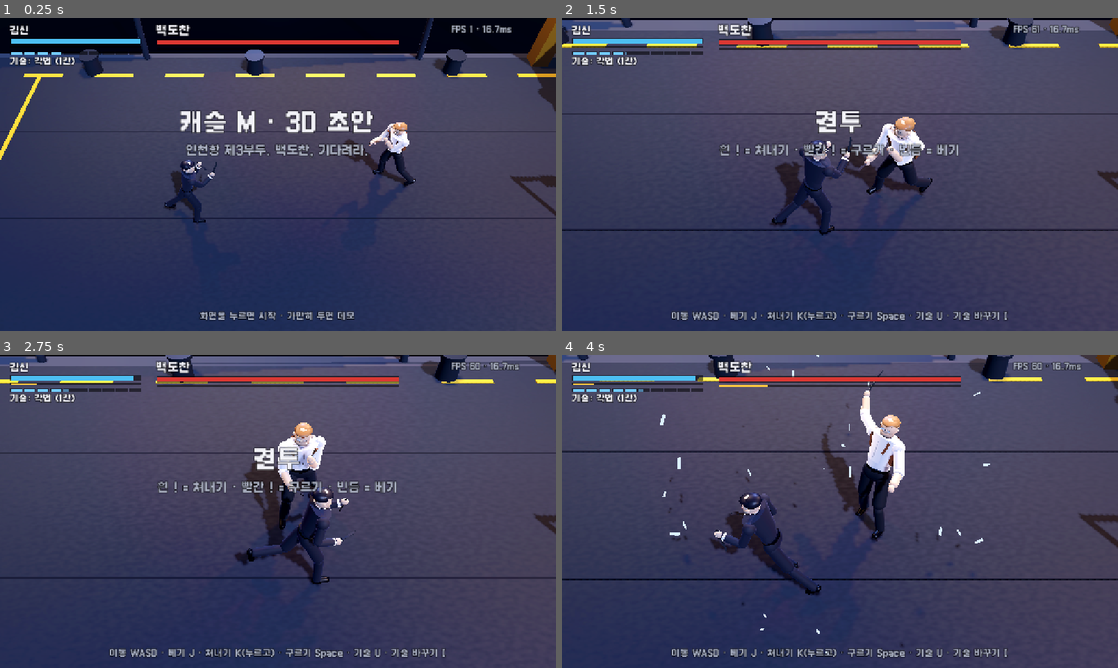
Above: before the commit, frames 1-4 (two rows, left to right).
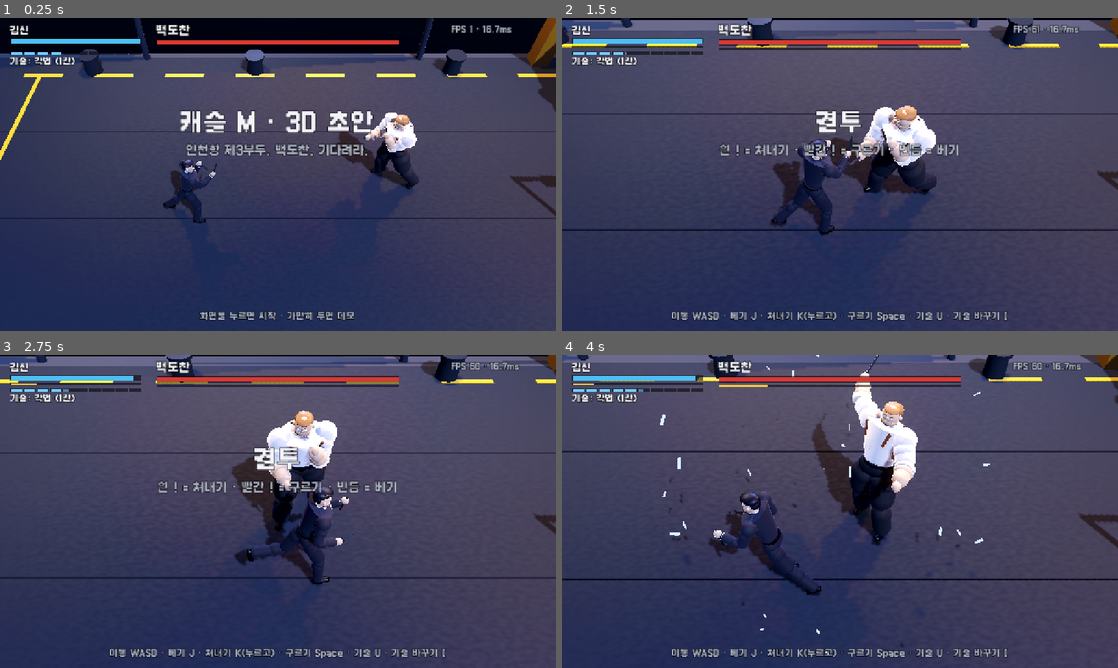
Above: after the commit, the same moments.

Repository: hipiboy7/castle_M3D
Game: Godot game, scene res://main.tscn
The game is run twice, just before and just after one commit, with the same random seed, the same clock (stepped at 60 frames per second) and the same inputs.
Inputs (mouse positions are in pixels of both pictures, inside the frame that each line leads up to):
- Up to frame 1 (0.25 s): no input
- Up to frame 2 (1.5 s): move the mouse to (962, 158) at 0.52 s; hold D (right) 0.53-1.25 s; tap J (attack) at 0.6 s; click (962, 158) at 0.67 s; drag from (728, 190) to (812, 237) at 1.27 s
- Up to frame 3 (2.75 s): move the mouse to (333, 442) at 2.02 s; hold D (right) from 2.03 s (still down); tap Space (roll) at 2.1 s
- Up to frame 4 (4 s): release D (right) at 2.75 s; drag from (812, 574) to (673, 464) at 2.77 s; move the mouse to (1006, 558) at 3.52 s; hold A (left) from 3.53 s (still down); tap X at 3.6 s

The runs differ from the first frame. In frame 1, 1.4% of the frame differs, in the area x 29-76%, y 30-66%; in frame 2, 2.8%; in frame 3, 2.7%; in frame 4, 3.7%, in the area x 26-64%, y 0-77%.

Commit message:
rc.2 폰 리뷰 5 ~ 8: 습득 알림을 1.2초 뒤에 · '엇박 %' 옆으로 / 김신 옆머리 짧게 · 눈썹 · 입 · 머리 작게 · 팔다리 · 몸통 굵게 / 백도찬 키 1.2 · 너비 1.3 · 두께 1.4
Co-Authored-By: Claude Opus 5.5 <noreply@anthropic.com>

Diff:
--- a/src/main.gd
+++ b/src/main.gd
@@ -19,18 +19,21 @@
 # 관절 인형으로 옮겼다(2026-11-05 사용자 "김신과 백도찬도 캐릭터에 맞게 외형 바꿔졌으면"). 색은 3D 밤 조명에 맞게 조금 밝힘.
 #  김신: 키 크고 어깨 넓은 근육질 · 검은 올백 + 앞머리 몇 가닥 · 가는 눈 · 왼뺨 흉터 · 귀 검은 스터드 · 턱 수염 그늘 ·
 #        검은 정장 · 흰 셔츠 · 검은 넥타이 · 옷깃 금 배지 · 은 버클 검은 벨트 · 톱니 등날 군용 단검(역수 · 정수)
+#  (rc.2 폰 리뷰 2026-11-05: 김신 '머리 · 얼굴 · 몸 비율이 이상함' → 옆머리 짧게 · 눈썹 · 입 · 머리 0.9 · 팔다리 굵게 · 몸통 두껍게,
+#   백도찬 '몸이 더 크고 두꺼워야 함. 특히 김신보다는 더' → 키 1.2 · 너비 1.3 · 두께 1.4 · 팔다리 1.45)
 #  백도찬(6장 부두 — 대표 차림, 사용자 2026-11-05): 뒤로 넘긴 밝은 갈색 머리(2차에 가닥이 흘러내림) · 빛 반사로 하얀 테 없는
 #        직사각 안경 · 각진 턱 · 근육질 거구 · 소매 걷은 흰 셔츠 · 등에서 X 자 갈색 가죽 어깨 홀스터(왼 겨드랑이 권총) ·
 #        검은 벨트 · 바지 · 구두 · 갈색 손잡이 가는 단도 · 귀 검은 피어싱
 const LOOKS := {
 	"kim": {"suit": Color(0.16, 0.16, 0.2), "pants": Color(0.13, 0.13, 0.17), "shirt": Color(0.93, 0.93, 0.94),
 		"tie": Color(0.09, 0.09, 0.12), "skin": Color(0.91, 0.77, 0.65), "hair": Color(0.11, 0.11, 0.15),
-		"hair_style": "slick_fringe", "glasses": false, "big": false, "scale": 1.03, "shoulder": 1.1, "eye_h": 0.007,
+		"hair_style": "slick_fringe", "glasses": false, "big": false, "scale": 1.04, "shoulder": 1.12, "eye_h": 0.007,
+		"depth": 1.1, "limb": 1.18, "head": 0.9, "brow_tilt": 12.0, "jaw": true,
 		"scar": true, "piercing": true, "badge": Color(0.95, 0.75, 0.25), "buckle": Color(0.82, 0.84, 0.88),
 		"weapon_r": "combat", "weapon_l": "combat", "guard": "kim"},
 	"baek": {"outfit": "shirt", "suit": Color(0.9, 0.9, 0.92), "pants": Color(0.11, 0.11, 0.13), "shirt": Color(0.92, 0.92, 0.94),
 		"skin": Color(0.89, 0.75, 0.63), "hair": Color(0.62, 0.44, 0.27), "hair_style": "slick", "glasses": true,
-		"big": true, "scale": 1.08, "wide": 1.12, "jaw": true, "piercing": true, "holster": Color(0.45, 0.27, 0.14),
+		"big": true, "scale": 1.2, "wide": 1.3, "depth": 1.4, "limb": 1.45, "head": 0.95, "jaw": true, "piercing": true, "holster": Color(0.45, 0.27, 0.14),
 		"buckle": Color(0.2, 0.2, 0.22), "weapon_r": "sashimi", "weapon_l": "", "guard": "baek"},
 }
 const SFX := ["knife", "swing", "slash", "hit", "hit_heavy", "kick", "guard", "counter", "miss", "ko", "wind", "step",
@@ -301,7 +304,7 @@
 				fx.pop(Vector3(e[1].pos.x, 2.35, e[1].pos.y), "게이지 부족", Color(0.75, 0.78, 0.85), 44, 0.7)
 			"lethal":
 				var kind_name: String = {"offbeat2": "엇엇박", "offbeat_rev": "반대발 엇박"}.get(str(e[4]), "엇박")
-				fx.pop(e[2] + Vector3(0, 0.75, 0), "%s — %d%%" % [kind_name, roundi(float(e[3]) * 100.0)],
+				fx.pop(e[2] + Vector3(0, 0.75, 0) - cam.global_basis.x * 0.9, "%s — %d%%" % [kind_name, roundi(float(e[3]) * 100.0)],   # 머리 위 '기절'(2.22)과 겹치지 않게 옆으로(rc.2 리뷰 5)
 					Color(0.75, 0.9, 1.0), 72, 1.2)
 				cam.punch_zoom(0.8 if str(e[4]) == "offbeat2" else 0.85)
 			"brake":
@@ -323,7 +326,7 @@
 			"first_offbeat":
 				hud.message("백도찬", "재주를 좀 더 부려 보거라. 아가야.", 2.2)
 			"learn":
-				hud.message("엇박을 보았다", "김신: 목숨.. 그따위 것에 얽매일 필요가 있었나?", 3.0)
+				hud.message("엇박을 보았다", "김신: 목숨.. 그따위 것에 얽매일 필요가 있었나?", 3.0, 1.2)   # '엇박 — %'(1.2초)가 사라진 뒤
 				fx.pop(Vector3(e[1].pos.x, 2.7, e[1].pos.y), str(e[2]), Color(0.75, 0.9, 1.0), 44, 2.0)
 				_play("shine", -2.0, 0.7)
 				_play("wind", -6.0, 1.2)
--- a/src/ui/hud.gd
+++ b/src/ui/hud.gd
@@ -140,6 +140,10 @@
 	boss_name.text = str(boss.name) + ("   2차 · 전력" if phase == 2 else "")
 	hero_name.text = str(hero.name)
 	fps.text = "FPS %d · %.1fms" % [Engine.get_frames_per_second(), Performance.get_monitor(Performance.TIME_PROCESS) * 1000.0]
+	if _wait_t > 0.0:
+		_wait_t -= dt
+		if _wait_t <= 0.0:
+			message(_wait[0], _wait[1], _wait[2])
 	if _msg_t > 0.0:
 		_msg_t -= dt
 		if _msg_t <= 0.0:
@@ -151,7 +155,16 @@
 	r.size.x = maxf(0.0, (w - 4.0) * clampf(k, 0.0, 1.0))
 
 
-func message(text: String, small := "", secs := 2.0) -> void:
+## delay > 0 이면 그만큼 뒤에 띄운다 — 같은 순간 머리 위 글자(엇박 % · 기절)와 겹치지 않게(rc.2 폰 리뷰 5 "거슬려")
+var _wait_t := 0.0
+var _wait: Array = []
+
+
+func message(text: String, small := "", secs := 2.0, delay := 0.0) -> void:
+	if delay > 0.0:
+		_wait_t = delay
+		_wait = [text, small, secs]
+		return
 	msg.text = text
 	sub.text = small
 	_msg_t = secs
--- a/src/view/puppet3d.gd
+++ b/src/view/puppet3d.gd
@@ -40,6 +40,7 @@
 var weapon_r: Node3D = null
 var weapon_l: Node3D = null
 var victory := false
+var tele_y := 2.22
 var _last_state := ""
 
 
@@ -81,41 +82,49 @@
 	var top := shirt if shirt_only else suit                    # 몸통 · 위팔 겉감
 	var wide: float = lk.get("wide", 1.08 if big else 1.0)      # 몸 너비(거구 · 어깨 넓음)
 	var sh_wide: float = lk.get("shoulder", wide)               # 어깨 너비만 따로(김신 — 어깨 넓은 근육질)
+	var depth: float = lk.get("depth", 1.0)                     # 몸통 두께(앞뒤) — 거구 · 근육질
+	var limb: float = lk.get("limb", 1.0)                       # 팔다리 굵기 — 막대처럼 보이지 않게(rc.2 폰 리뷰 6)
+	var head_k: float = lk.get("head", 1.0)                     # 머리 크기
+	var body_k: float = lk.get("scale", 1.06 if big else 1.0)
 
 	J["fall"] = _node(self, Vector3.ZERO)
 	J["roll"] = _node(J["fall"], Vector3(0, ROLL_PIVOT, 0))
 	J["body"] = _node(J["roll"], Vector3(0, -ROLL_PIVOT, 0))
-	J["body"].scale = Vector3.ONE * float(lk.get("scale", 1.06 if big else 1.0))
+	J["body"].scale = Vector3.ONE * body_k
 	J["hips"] = _node(J["body"], Vector3(0, PELVIS_H, 0))
-	_mesh(J["hips"], _capsule(0.125, 0.36), pants, Vector3(0, -0.03, 0), Vector3(0, 0, 90), Vector3(1, wide, 0.8))
+	# 몸통 겉모양은 관절 노드 밑의 '껍데기' 노드에 붙여 앞뒤 두께(depth)만 늘린다 — 관절 노드를 늘이면 팔다리가 찌그러진다
+	var hs := _shell(J["hips"], depth)
+	_mesh(hs, _capsule(0.125, 0.36), pants, Vector3(0, -0.03, 0), Vector3(0, 0, 90), Vector3(1, wide, 0.8))
 	# 검은 벨트 + 버클 (김신 은 버클 · 백도찬 검은 벨트)
-	_mesh(J["hips"], _cyl(0.142, 0.142, 0.036), dark, Vector3(0, 0.055, 0), Vector3.ZERO, Vector3(1.02 * wide, 1, 0.76))
+	_mesh(hs, _cyl(0.142, 0.142, 0.036), dark, Vector3(0, 0.055, 0), Vector3.ZERO, Vector3(1.02 * wide, 1, 0.76))
 	if lk.get("buckle") != null:
-		_mesh(J["hips"], _box(Vector3(0.05, 0.034, 0.012)), _mat(lk["buckle"], 0.22, 0.1, 0.9), Vector3(0, 0.055, -0.11))
+		_mesh(hs, _box(Vector3(0.05, 0.034, 0.012)), _mat(lk["buckle"], 0.22, 0.1, 0.9), Vector3(0, 0.055, -0.11))
 	J["spine"] = _node(J["hips"], Vector3(0, 0.02, 0))
-	_mesh(J["spine"], _capsule(0.13, 0.32), top, Vector3(0, 0.12, 0), Vector3.ZERO, Vector3(1.12 * wide, 1, 0.74))
+	_mesh(_shell(J["spine"], depth), _capsule(0.13, 0.32), top, Vector3(0, 0.12, 0), Vector3.ZERO, Vector3(1.12 * wide, 1, 0.74))
 	J["chest"] = _node(J["spine"], Vector3(0, CHEST_UP, 0))
-	_mesh(J["chest"], _cyl(0.2 * sh_wide, 0.15 * wide, 0.34), top, Vector3(0, 0.05, 0), Vector3.ZERO, Vector3(1, 1, 0.6))
-	_mesh(J["chest"], _capsule(0.082, 0.48 * sh_wide), top, Vector3(0, 0.15, 0), Vector3(0, 0, 90), Vector3(1, 1, 0.78))
+	var cs := _shell(J["chest"], depth)
+	_mesh(cs, _cyl(0.2 * sh_wide, 0.15 * wide, 0.34), top, Vector3(0, 0.05, 0), Vector3.ZERO, Vector3(1, 1, 0.6))
+	_mesh(cs, _capsule(0.082, 0.48 * sh_wide), top, Vector3(0, 0.15, 0), Vector3(0, 0, 90), Vector3(1, 1, 0.78))
 	# 앞은 -Z
 	if shirt_only:
 		# 셔츠: 단추 줄 · 열린 깃(목 V) · 깃
-		_mesh(J["chest"], _box(Vector3(0.008, 0.24, 0.01)), _mat(lk["shirt"].darkened(0.18), 0.8, 0.0), Vector3(0, 0.06, -0.122))
-		_mesh(J["chest"], _box(Vector3(0.05, 0.06, 0.012)), skin, Vector3(0, 0.18, -0.112))
-		_mesh(J["chest"], _cyl(0.064, 0.07, 0.045), shirt, Vector3(0, 0.205, -0.004))
+		_mesh(cs, _box(Vector3(0.008, 0.24, 0.01)), _mat(lk["shirt"].darkened(0.18), 0.8, 0.0), Vector3(0, 0.06, -0.122))
+		_mesh(cs, _box(Vector3(0.05, 0.06, 0.012)), skin, Vector3(0, 0.18, -0.112))
+		_mesh(cs, _cyl(0.064, 0.07, 0.045), shirt, Vector3(0, 0.205, -0.004))
 	else:
 		# 정장: 셔츠 V · 넥타이 · 깃
-		_mesh(J["chest"], _box(Vector3(0.1, 0.2, 0.012)), shirt, Vector3(0, 0.12, -0.118))
-		_mesh(J["chest"], _cyl(0.062, 0.066, 0.04), shirt, Vector3(0, 0.205, -0.004))
+		_mesh(cs, _box(Vector3(0.1, 0.2, 0.012)), shirt, Vector3(0, 0.12, -0.118))
+		_mesh(cs, _cyl(0.062, 0.066, 0.04), shirt, Vector3(0, 0.205, -0.004))
 		if lk.get("tie") != null:
-			_mesh(J["chest"], _box(Vector3(0.036, 0.24, 0.014)), _mat(lk["tie"], 0.5, 0.2), Vector3(0, 0.085, -0.127))
+			_mesh(cs, _box(Vector3(0.036, 0.24, 0.014)), _mat(lk["tie"], 0.5, 0.2), Vector3(0, 0.085, -0.127))
 	if lk.get("badge") != null:                                  # 옷깃 금 배지 (왼쪽 가슴)
-		_mesh(J["chest"], _cyl(0.014, 0.014, 0.008), _mat(lk["badge"], 0.2, 0.2, 0.9), Vector3(-0.085, 0.16, -0.122), Vector3(90, 0, 0))
+		_mesh(cs, _cyl(0.014, 0.014, 0.008), _mat(lk["badge"], 0.2, 0.2, 0.9), Vector3(-0.085, 0.16, -0.122), Vector3(90, 0, 0))
 	if lk.get("holster") != null:
-		_holster(J["chest"], _mat(lk["holster"], 0.7, 0.15), dark, wide)
+		_holster(cs, _mat(lk["holster"], 0.7, 0.15), dark, wide)
 	J["neck"] = _node(J["chest"], Vector3(0, NECK_UP, 0))
 	_mesh(J["neck"], _cyl(0.047 * wide, 0.05 * wide, 0.12), skin, Vector3(0, 0.03, 0))
 	J["head"] = _node(J["neck"], Vector3(0, HEAD_UP, 0))
+	J["head"].scale = Vector3.ONE * head_k
 	_mesh(J["head"], _sphere(0.105, 0.232), skin, Vector3(0, 0, 0))
 	_mesh(J["head"], _box(Vector3(0.022, 0.036, 0.022)), skin, Vector3(0, -0.012, -0.104))     # 코
 	if lk.get("jaw", false):                                     # 각진 턱
@@ -123,6 +132,12 @@
 	# 턱 수염 그늘 (둘 다) — 턱 앞쪽만 조금 어둡게
 	_mesh(J["head"], _sphere(0.092, 0.1), _mat(lk["skin"].darkened(0.2), 0.8, 0.0), Vector3(0, -0.068, -0.03), Vector3.ZERO, Vector3(1, 1, 0.9))
 	var eye_h: float = lk.get("eye_h", 0.011)                   # 김신 가는 눈
+	# 눈썹 · 입 — 얼굴이 밋밋하지 않게(rc.2 폰 리뷰 6). brow_tilt: 눈썹 끝을 올린 각(김신 날카로운 눈매)
+	var brow_tilt: float = lk.get("brow_tilt", 6.0)
+	for sx in [-1.0, 1.0]:
+		_mesh(J["head"], _box(Vector3(0.034, 0.009, 0.012)), _mat(lk["hair"], 0.6, 0.0), Vector3(0.038 * sx, 0.03, -0.098),
+			Vector3(0, 0, brow_tilt * sx))
+	_mesh(J["head"], _box(Vector3(0.032, 0.005, 0.008)), _mat(lk["skin"].darkened(0.4), 0.7, 0.0), Vector3(0, -0.046, -0.097))
 	for sx in [-1.0, 1.0]:
 		_mesh(J["head"], _sphere(0.022, 0.044), skin, Vector3(0.103 * sx, -0.004, 0.006))     # 귀
 		_mesh(J["head"], _box(Vector3(0.024, eye_h, 0.012)), eye, Vector3(0.037 * sx, 0.008, -0.096))
@@ -139,26 +154,31 @@
 		var sx := 1.0 if side == "r" else -1.0
 		var sh := _node(J["chest"], Vector3(sx * SHOULDER_W * sh_wide, SHOULDER_UP, 0))
 		J["sh_" + side] = sh
-		_mesh(sh, _sphere(0.072 * sh_wide, 0.144 * sh_wide), top, Vector3.ZERO)
-		_mesh(sh, _capsule(0.058 * wide, 0.34), top, Vector3(0, -UPPER_ARM * 0.5, 0))
+		_mesh(sh, _sphere(0.072 * sh_wide * limb, 0.144 * sh_wide * limb), top, Vector3.ZERO)          # 어깨(삼각근)
+		_mesh(sh, _capsule(0.058 * wide * limb, 0.34), top, Vector3(0, -UPPER_ARM * 0.5, 0))
+		_mesh(sh, _sphere(0.064 * wide * limb, 0.17), top, Vector3(0, -UPPER_ARM * 0.4, -0.01))       # 위팔 근육(이두)
 		var el := _node(sh, Vector3(0, -UPPER_ARM, 0))
 		J["el_" + side] = el
 		if shirt_only:
 			# 소매 걷음: 아래팔은 맨살, 팔꿈치 아래에 걷어 올린 소매 뭉치
-			_mesh(el, _capsule(0.046 * wide, 0.29), skin, Vector3(0, -FOREARM * 0.5, 0))
-			_mesh(el, _cyl(0.058 * wide, 0.056 * wide, 0.06), shirt, Vector3(0, -0.035, 0))
+			_mesh(el, _capsule(0.046 * wide * limb, 0.29), skin, Vector3(0, -FOREARM * 0.5, 0))
+			_mesh(el, _sphere(0.054 * wide * limb, 0.15), skin, Vector3(0, -FOREARM * 0.32, 0))          # 아래팔 근육(팔꿈치 쪽 굵게)
+			_mesh(el, _cyl(0.06 * wide * limb, 0.058 * wide * limb, 0.06), shirt, Vector3(0, -0.035, 0))
 		else:
-			_mesh(el, _capsule(0.048 * wide, 0.29), suit, Vector3(0, -FOREARM * 0.5, 0))
+			_mesh(el, _capsule(0.048 * wide * limb, 0.29), suit, Vector3(0, -FOREARM * 0.5, 0))
+			_mesh(el, _sphere(0.054 * wide * limb, 0.15), suit, Vector3(0, -FOREARM * 0.32, 0))
 			_mesh(el, _cyl(0.05, 0.05, 0.028), shirt, Vector3(0, -FOREARM + 0.028, 0))            # 소맷부리
 		var hand := _node(el, Vector3(0, -FOREARM, 0))
 		J["hand_" + side] = hand
-		_mesh(hand, _sphere(0.046, 0.1), skin, Vector3(0, -0.044, -0.004), Vector3.ZERO, Vector3(0.82, 1, 1))
+		_mesh(hand, _sphere(0.046 * sqrt(limb), 0.1 * sqrt(limb)), skin, Vector3(0, -0.044, -0.004), Vector3.ZERO, Vector3(0.82, 1, 1))
 		var th := _node(J["hips"], Vector3(sx * HIP_W * wide, -0.03, 0))
 		J["th_" + side] = th
-		_mesh(th, _capsule(0.083 * wide, 0.5), pants, Vector3(0, -THIGH * 0.5, 0))
+		_mesh(th, _capsule(0.083 * wide * limb, 0.5), pants, Vector3(0, -THIGH * 0.5, 0))
+		_mesh(th, _sphere(0.092 * wide * limb, 0.26), pants, Vector3(0, -THIGH * 0.3, 0))             # 허벅지 위쪽 굵게
 		var kn := _node(th, Vector3(0, -THIGH, 0))
 		J["kn_" + side] = kn
-		_mesh(kn, _capsule(0.062 * wide, 0.48), pants, Vector3(0, -SHIN * 0.5, 0))
+		_mesh(kn, _capsule(0.062 * wide * limb, 0.48), pants, Vector3(0, -SHIN * 0.5, 0))
+		_mesh(kn, _sphere(0.068 * wide * limb, 0.2), pants, Vector3(0, -SHIN * 0.28, 0.012))          # 종아리
 		var ft := _node(kn, Vector3(0, -SHIN, 0))
 		J["ft_" + side] = ft
 		_mesh(ft, _capsule(0.045, 0.26), shoe, Vector3(0, -0.012, -0.055), Vector3(90, 0, 0), Vector3(1.05, 1, 0.9))
@@ -175,6 +195,7 @@
 	tele.no_depth_test = true
 	tele.position = Vector3(0, 2.22, 0)
 	tele.visible = false
+	tele_y = 2.22 + (body_k - 1.0) * 1.9                         # 큰 몸은 머리가 높다 — 예고 · 빈틈 글자를 그만큼 위로
 	add_child(tele)
 
 
@@ -185,14 +206,20 @@
 
 func _hair(head: Node3D, m: Material, style: String) -> void:
 	if style == "slick_fringe" or style == "slick":
-		# 뒤로 넘긴 머리: 정수리 · 뒤통수를 덮고 앞이마 선은 높게, 앞쪽이 살짝 솟는다
-		_mesh(head, _sphere(0.109, 0.2), m, Vector3(0, 0.052, 0.03), Vector3.ZERO, Vector3(1.0, 0.66, 1.0))
-		# 앞쪽 살짝 솟은 부분 — 크게 두면 위에서 보는 카메라에 혹처럼 보인다(run #16), 빗은 결 줄도 뺐다
-		_mesh(head, _sphere(0.096, 0.1), m, Vector3(0, 0.082, -0.022), Vector3(-8, 0, 0), Vector3(1.0, 0.5, 1.0))
+		if style == "slick_fringe":
+			# 김신: 옆은 짧게(관자놀이 · 귀 위 살이 보이게 — 옆까지 덮으면 헬멧 같다, rc.2 폰 리뷰 6), 위는 뒤로 넘기고 뒤통수는 목덜미까지
+			_mesh(head, _sphere(0.108, 0.2), m, Vector3(0, 0.066, 0.026), Vector3.ZERO, Vector3(0.93, 0.6, 1.0))
+			_mesh(head, _sphere(0.098, 0.15), m, Vector3(0, 0.004, 0.05), Vector3.ZERO, Vector3(0.93, 1.0, 0.85))
+			_mesh(head, _sphere(0.09, 0.09), m, Vector3(0, 0.1, -0.03), Vector3(-8, 0, 0), Vector3(0.95, 0.55, 1.0))
+		else:
+			# 뒤로 넘긴 머리: 정수리 · 뒤통수를 덮고 앞이마 선은 높게, 앞쪽이 살짝 솟는다
+			_mesh(head, _sphere(0.109, 0.2), m, Vector3(0, 0.052, 0.03), Vector3.ZERO, Vector3(1.0, 0.66, 1.0))
+			# 앞쪽 살짝 솟은 부분 — 크게 두면 위에서 보는 카메라에 혹처럼 보인다(run #16), 빗은 결 줄도 뺐다
+			_mesh(head, _sphere(0.096, 0.1), m, Vector3(0, 0.082, -0.022), Vector3(-8, 0, 0), Vector3(1.0, 0.5, 1.0))
 		if style == "slick_fringe":
 			for k in 3:                                          # 앞머리 몇 가닥 (이마로)
-				_mesh(head, _box(Vector3(0.01, 0.07, 0.008)), m, Vector3(-0.028 + 0.022 * k, 0.05, -0.1),
-					Vector3(-12, 0, -10 + 12 * k))
+				_mesh(head, _box(Vector3(0.012, 0.075, 0.01)), m, Vector3(-0.03 + 0.024 * k, 0.05, -0.102),
+					Vector3(-14, 0, -12 + 12 * k))
 		else:
 			loose = _node(head, Vector3.ZERO)                    # 백도찬: 싸우면 흘러내리는 가닥 (2차에 보인다)
 			for k in 2:
@@ -281,6 +308,13 @@
 		blade.rings = 1
 		_mesh(root, blade, steel, Vector3(0, 0.14, 0), Vector3(0, 45, 0), Vector3(1, 1, 0.3))
 	return root
+
+
+## 몸통 겉모양 노드 — 앞뒤(z)만 depth 배. 관절 노드(위치 · 회전)는 그대로라 팔다리 길이 · 각도가 바뀌지 않는다
+func _shell(parent: Node3D, depth: float) -> Node3D:
+	var n := _node(parent, Vector3.ZERO)
+	n.scale = Vector3(1, 1, depth)
+	return n
 
 
 func _node(parent: Node3D, pos: Vector3) -> Node3D:
@@ -685,7 +719,7 @@
 	if f.state == "stagger" or f.state == "stun":
 		tele.visible = true
 		tele.text = "빈틈" if f.state == "stagger" else "기절"
-		tele.position = Vector3(0, 2.22, 0)
+		tele.position = Vector3(0, tele_y, 0)
 		tele.font_size = 64
 		tele.modulate = Color(1.0, 0.82, 0.3, 1.0)
 		tele.scale = Vector3.ONE
@@ -700,7 +734,7 @@
 	tele.visible = true
 	tele.text = "!"
 	tele.font_size = 96
-	tele.position = Vector3(0, 2.22, 0)
+	tele.position = Vector3(0, tele_y, 0)
 	var col := Color(1, 1, 1) if kind == "parry" else Color(1.0, 0.22, 0.18)
 	col.a = 0.5 if big and left % 2 == 1 else 1.0
 	tele.modulate = col
